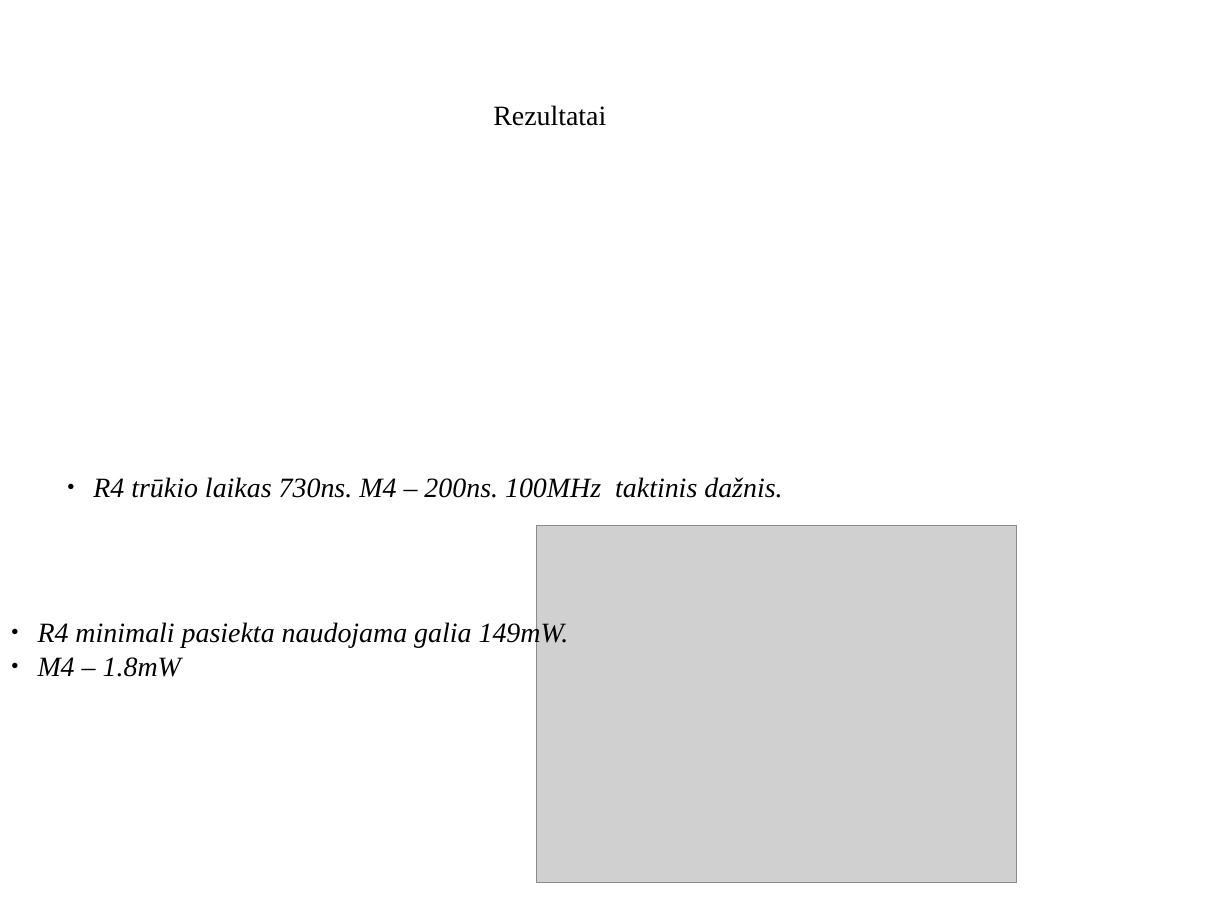
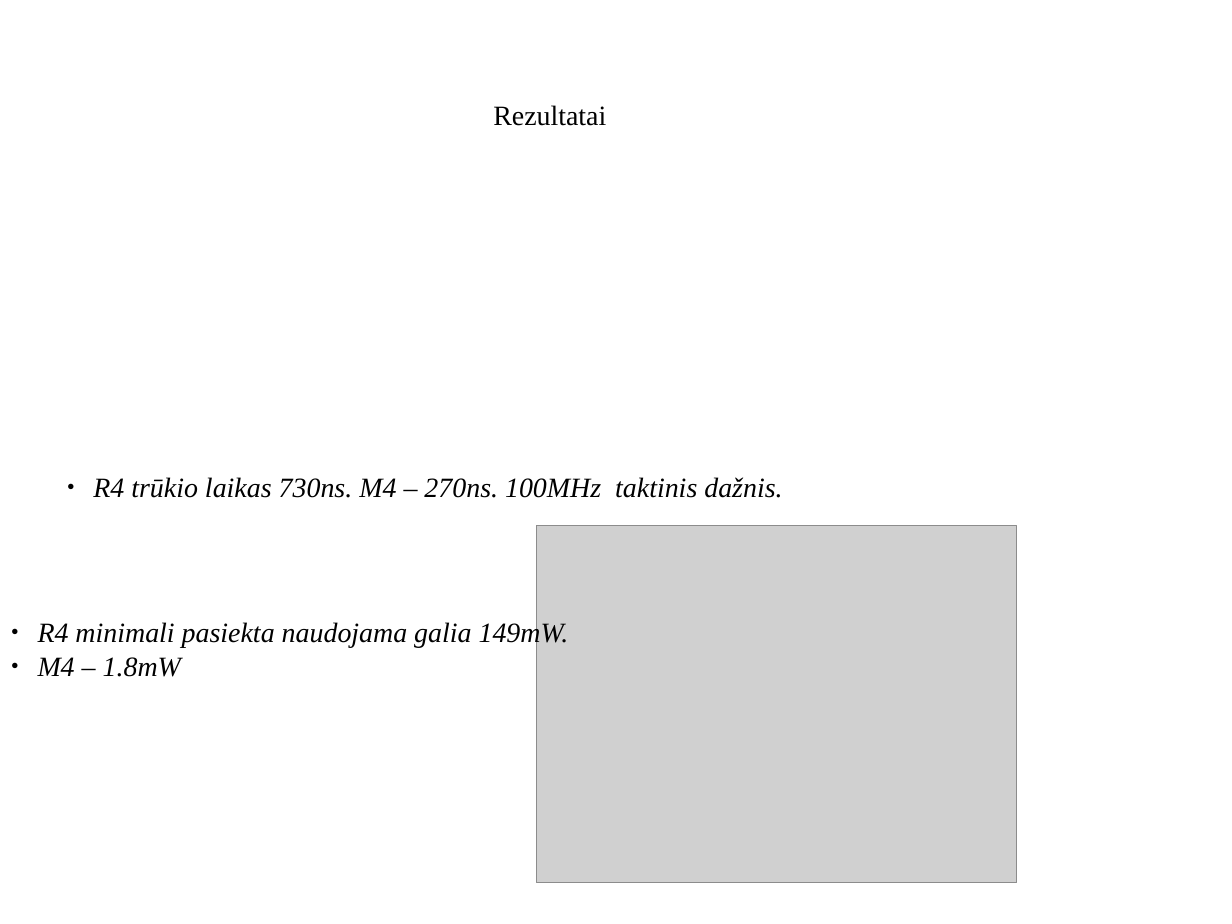
Before and after one commit to kurmis/bakis, a slide deck: slide 8 of pristatymas/MindaugasKurmauskas.pptx. Drawn at 1232x924 pixels with LibreOffice and Linux fonts; fonts in the diff are those of the drawing; grey boxes stand for pictures; background and template pictures are left out. Boxes give left, top, right and bottom in pixels: in the first picture for what was removed or moved away, otherwise in the second. Text is boxed around its words. In the diff, an @@ line names an element or a change of style, - is before the commit and + after.

```diff
--- a/pristatymas/MindaugasKurmauskas.pptx
+++ b/pristatymas/MindaugasKurmauskas.pptx
@@ text at box(93, 477, 782, 498): text changed @@
-● R4 trūkio laikas 730ns. M4 – 200ns. 100MHz taktinis dažnis.
+● R4 trūkio laikas 730ns. M4 – 270ns. 100MHz taktinis dažnis.
```
Also in this commit, not shown: 1 other slide changed, 5 other files.
